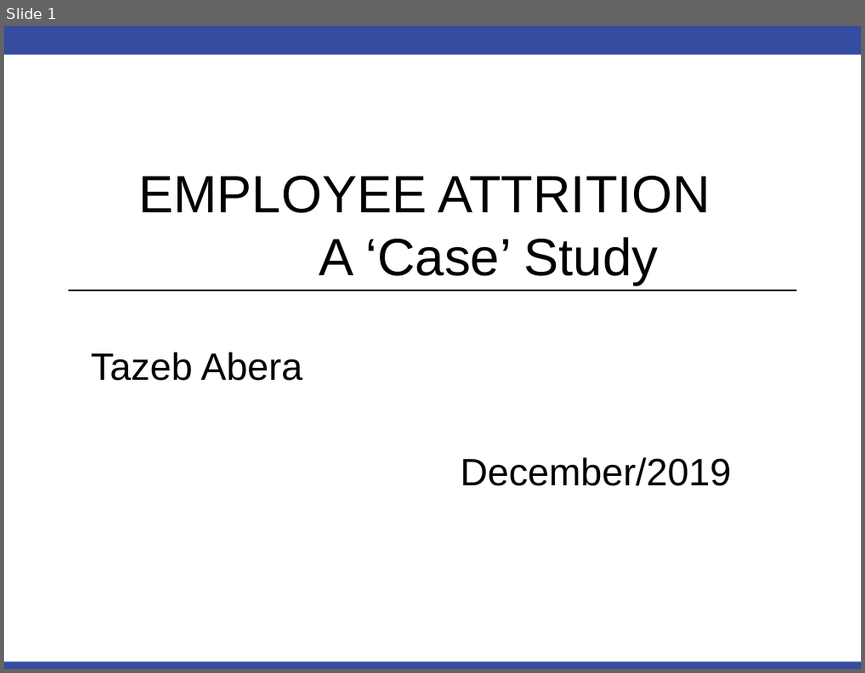
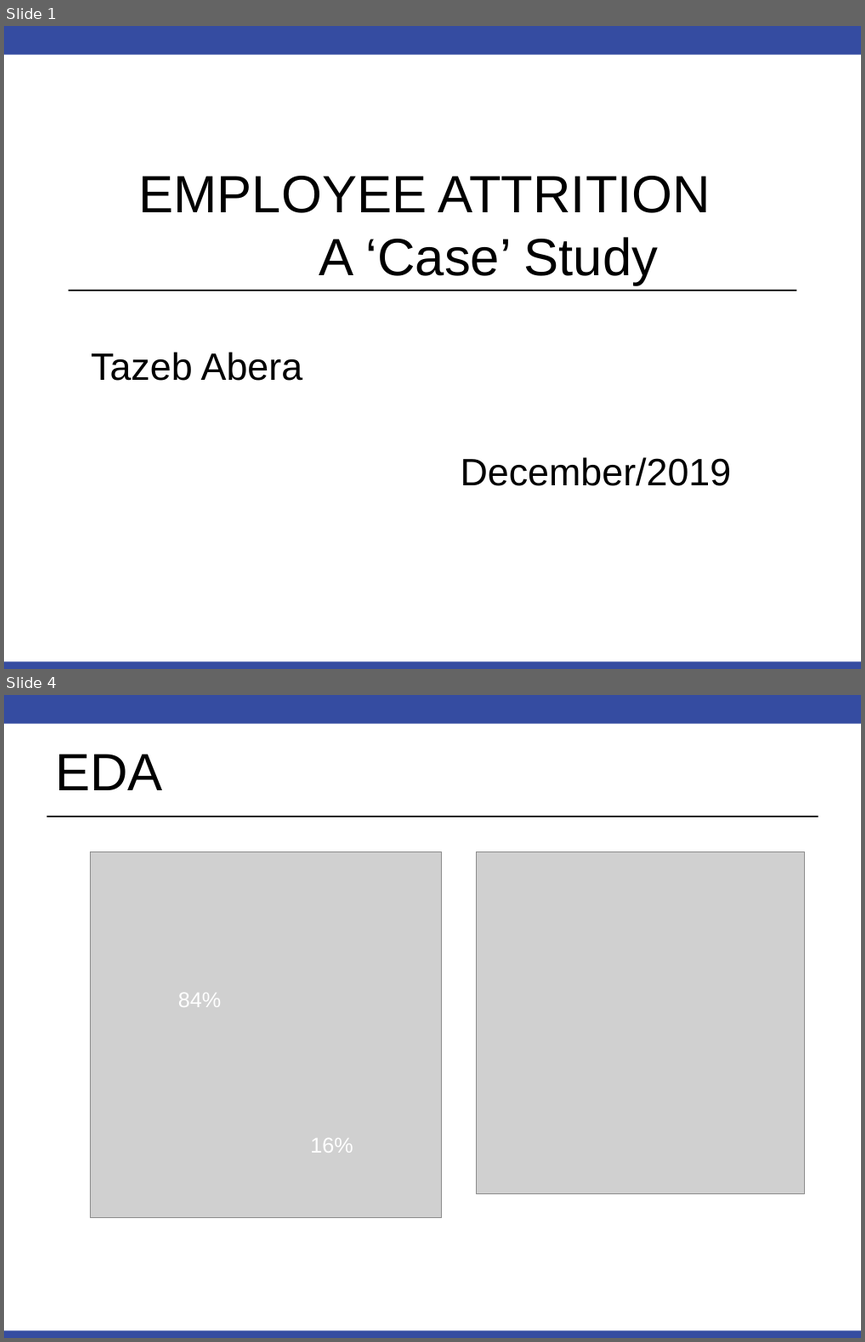
Before and after one commit to tazeb6531/CaseSudy2, a slide deck: Employee Attrition_case study.ppt. Shown one above the other, each under a label of ours: slide 1 before the commit, slides 1 and 4 after it; the slides between them are not shown. The pictures are 865x673 and 865x1342 pixels, drawn with LibreOffice and Linux fonts; fonts in the diff are those of the drawing; grey boxes stand for pictures; background and template pictures are left out. Boxes give left, top, right and bottom in pixels: in the first picture for what was removed or moved away, otherwise in the second. Text is boxed around its words. In the diff, an @@ line names an element or a change of style, - is before the commit and + after.

```diff
--- a/Employee Attrition_case study.ppt
+++ b/Employee Attrition_case study.ppt
@@ slide 4 added at (x1=4, y1=695, x2=861, y2=1338), background #FFFFFF; not listed: 2 template elements that a slide beside it also shows @@
@@ title added at (x1=55, y1=754, x2=163, y2=790), 44 pt, text #000000 @@
+EDA
@@ line added from (46, 816) to (818, 816), #000000 1.25 pt @@
@@ picture added at (x1=91, y1=851, x2=442, y2=1218) @@
@@ picture added at (x1=476, y1=851, x2=803, y2=1193) @@
@@ text added at (x1=178, y1=993, x2=221, y2=1007), 18 pt, text #FFFFFF @@
+84%
@@ text added at (x1=310, y1=1138, x2=352, y2=1152), 18 pt, text #FFFFFF @@
+16%
```
Also in this commit, not shown: 4 slides changed, 4 other slides added, 5 slides removed, 22 other files.
